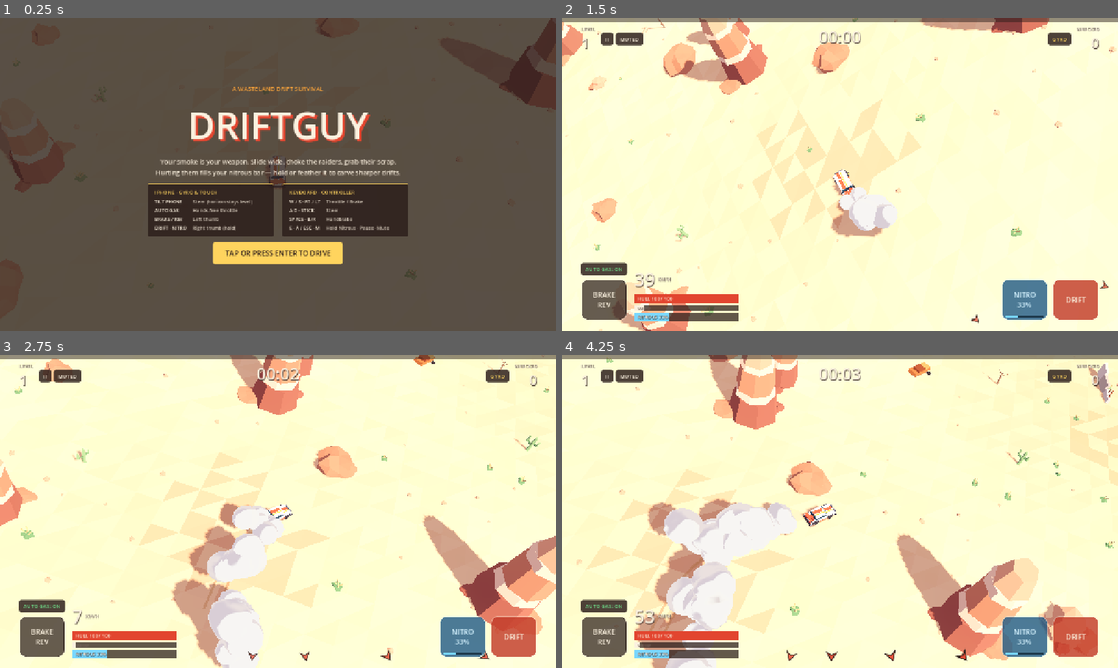
Above: before the commit, frames 1-4 (two rows, left to right).
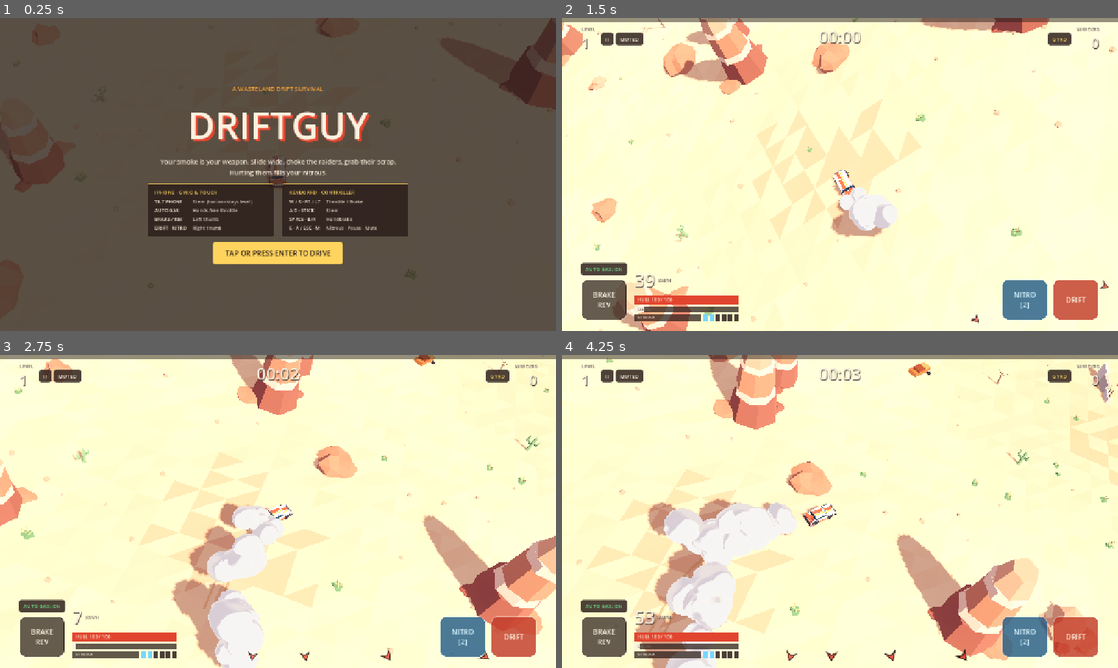
Above: after the commit, the same moments.

Repository: chikcne/driftguy
Game: Godot game, scene res://scenes/main.tscn
Same seed, same stepped clock (60 frames per second), same inputs: the game is played once before the commit and once after it.
Inputs (mouse positions are in pixels of both pictures, inside the frame that each line leads up to):
- Up to frame 1 (0.25 s): no input
- Up to frame 2 (1.5 s): click "TAP OR PRESS ENTER TO DRIVE" at 0.5 s; tap Enter at 1.25 s; move the mouse to (962, 158) at 1.27 s; hold D from 1.28 s (still down); tap M at 1.35 s
- Up to frame 3 (2.75 s): tap Space at 1.52, 2.27 s; move the mouse to (166, 527) at 2.02 s; release D at 2.03 s; hold S from 2.03 s (still down); tap R at 2.1 s
- Up to frame 4 (4.25 s): move the mouse to (895, 442) at 2.77 s; release S at 2.78 s; hold D 2.78-3.53 s; tap Enter at 2.85 s; move the mouse to (812, 574) at 3.52 s; hold W from 3.53 s (still down); tap Keypad Enter at 3.6 s; tap Space at 3.77 s

The runs differ from the first frame. In frame 1, 0.6% of the frame differs, in the area x 28-72%, y 48-68%; in frame 2, 0.8%; in frame 3, 0.9%; in frame 4, 0.9%, in the area x 13-87%, y 81-97%.

Commit message:
Replace continuous nitrous with banked tank bursts
- Charge tanks by damaging enemies and show tank pips on the HUD
- Ignite each tank with a short boost burst

Diff:
--- a/godot-proto/scripts/game_audio.gd
+++ b/godot-proto/scripts/game_audio.gd
@@ -79,8 +79,8 @@
 	_engine_gain = SimMath.damp(_engine_gain, target_egain, 12.5, dt)
 	_skid_gain = SimMath.damp(_skid_gain, target_sgain, 16.0, dt)
 	_skid_cutoff = SimMath.damp(_skid_cutoff, target_scut, 10.0, dt)
-	_nitro_gain = SimMath.damp(_nitro_gain, target_ngain, 22.0, dt)
-	_nitro_cutoff = SimMath.damp(_nitro_cutoff, target_ncut, 14.0, dt)
+	_nitro_gain = SimMath.damp(_nitro_gain, target_ngain, 20.0, dt)
+	_nitro_cutoff = SimMath.damp(_nitro_cutoff, target_ncut, 8.0, dt)
 
 	# Engine base wave is generated at 100 Hz
 	_engine_player.pitch_scale = clampf(_engine_freq / 100.0, 0.25, 3.0)
@@ -142,11 +142,7 @@
 
 
 func nitro_ignite() -> void:
-	_play_sfx("nitro_ignite", 0.75, 1.0, "Impacts")
-
-
-func nitro_tap() -> void:
-	_play_sfx("nitro_tap", 0.36, randf_range(0.94, 1.08), "Impacts")
+	_play_sfx("nitro_ignite", 0.85, 1.0, "Impacts")
 
 
 func nitro_ready() -> void:
@@ -325,12 +321,6 @@
 	_mix_sweep(ni_buf, 0.02, 0.88, 6000.0, 900.0, 0.28, false, rng)
 	_mix_notes_into(ni_buf, [[330.0, 0.0, 0.22, 0.12, 1], [495.0, 0.035, 0.22, 0.12, 1], [990.0, 0.07, 0.22, 0.12, 1]])
 	_streams["nitro_ignite"] = _make_wav(ni_buf, false)
-
-	# 10b. Nitro tap: crisp short burst for rapid drift feathering
-	var nt_buf := _zero_buf(0.18)
-	_mix_sine_drop(nt_buf, 0.0, 0.11, 150.0, 58.0, 0.45)
-	_mix_sweep(nt_buf, 0.0, 0.16, 900.0, 4200.0, 0.35, true, rng)
-	_streams["nitro_tap"] = _make_wav(nt_buf, false)
 
 	# 11. Nitro ready: crisp square chime
 	_streams["nitro_ready"] = _make_wav(_synth_notes([
--- a/godot-proto/scripts/hud.gd
+++ b/godot-proto/scripts/hud.gd
@@ -3,7 +3,7 @@
 
 # Complete Driftguy HUD & screens for iOS + Desktop:
 # - Top XP bar, Level, Timer, Wrecked kills, Pause & Gyro buttons
-# - Bottom gauges (Speed, Hull, Smoke, Nitrous bar) & Loadout badges
+# - Bottom gauges (Speed, Hull, Smoke, Nitrous bar + tank pips) & Loadout badges
 # - Off-screen War Party / War Rig threat markers (horizon-lock aware!)
 # - Damage red flash & Nitrous cyan rush radial vignettes
 # - Fixed-to-glass iOS touch controls (Auto Gas, Brake/Rev, Nitro, Drift)
@@ -41,7 +41,7 @@
 var show_horizon := false
 var touch_brake := false
 var touch_handbrake := false
-var touch_nitro := false
+var touch_nitro_queued := false
 
 var _stabilizer: GyroStabilizer
 var _root: Control
@@ -65,9 +65,9 @@
 var _hull_label: Label
 var _smoke_fill: ColorRect
 var _nitro_fill: ColorRect
-var _nitro_label: Label
+var _nitro_tanks_box: HBoxContainer
+var _nitro_pips: Array[ColorRect] = []
 var _nitro_btn: Button
-var _nitro_btn_fill: ColorRect
 var _auto_gas_btn: Button
 var _mute_btn: Button
 var _loadout_grid: GridContainer
@@ -222,6 +222,13 @@
 		_retry_btn.scale = Vector2(pulse, pulse)
 
 
+func consume_touch_nitro() -> bool:
+	if touch_nitro_queued:
+		touch_nitro_queued = false
+		return true
+	return false
+
+
 func show_phase(phase: String) -> void:
 	_title_screen.visible = phase == "title"
 	_hud_layer.visible = phase != "title"
@@ -231,7 +238,7 @@
 	if phase != "playing":
 		touch_brake = false
 		touch_handbrake = false
-		touch_nitro = false
+		touch_nitro_queued = false
 	if phase == "dying" or phase == "gameover" or phase == "title":
 		set_threats([], 0.0)
 		clear_enemy_indicators()
@@ -283,35 +290,31 @@
 		]
 
 
-func set_nitro(fill: float, burning: bool, ready: bool = true) -> void:
-	var clamped := clampf(fill, 0.0, 1.0)
-	var pct := int(round(clamped * 100.0))
-	_nitro_fill.anchor_right = clamped
+func set_nitro(tanks: int, max_tanks: int, fill: float, burning: bool) -> void:
+	if _nitro_pips.size() != max_tanks:
+		for child in _nitro_tanks_box.get_children():
+			child.queue_free()
+		_nitro_pips.clear()
+		for _i in max_tanks:
+			var pip := ColorRect.new()
+			pip.custom_minimum_size = Vector2(10.0, 14.0)
+			pip.color = Color(0.168, 0.114, 0.102, 0.85)
+			_nitro_tanks_box.add_child(pip)
+			_nitro_pips.append(pip)
+	for i in _nitro_pips.size():
+		_nitro_pips[i].color = Palette.NITRO_CYAN if i < tanks else Color(0.168, 0.114, 0.102, 0.85)
+
+	_nitro_fill.anchor_right = clampf(fill, 0.0, 1.0)
+	_nitro_fill.color = Color("#e0f7ff") if burning else Palette.NITRO_CYAN
+
 	if burning:
-		_nitro_fill.color = Color("#e0f7ff")
-		_nitro_label.text = "NITROUS  %d%%" % pct
-	elif clamped >= 0.995:
-		_nitro_fill.color = Color("#9ee4ff")
-		_nitro_label.text = "NITROUS  FULL"
-	elif ready:
-		_nitro_fill.color = Palette.NITRO_CYAN
-		_nitro_label.text = "NITROUS  %d%%" % pct
-	else:
-		_nitro_fill.color = Color(0.45, 0.65, 0.75, 0.75)
-		_nitro_label.text = "NITROUS"
-
-	if _nitro_btn_fill != null:
-		_nitro_btn_fill.anchor_right = clamped
-		_nitro_btn_fill.color = Color("#e0f7ff") if burning else Palette.NITRO_CYAN
-
-	if burning:
-		_nitro_btn.text = "NITRO\n%d%%" % pct
+		_nitro_btn.text = "NITRO\nBURN!"
 		_nitro_btn.modulate = Color(1.15, 1.25, 1.35, 1.0)
-	elif ready:
-		_nitro_btn.text = "NITRO\n%d%%" % pct
+	elif tanks > 0:
+		_nitro_btn.text = "NITRO\n[%d]" % tanks
 		_nitro_btn.modulate = Color(1.0, 1.0, 1.0, 1.0)
 	else:
-		_nitro_btn.text = "NITRO\nEMPTY"
+		_nitro_btn.text = "NITRO\n0"
 		_nitro_btn.modulate = Color(0.7, 0.7, 0.75, 0.65)
 
 
@@ -909,15 +912,25 @@
 	sm_lbl.add_theme_color_override("font_color", Color(0.45, 0.38, 0.35))
 	gauges.add_child(smoke_bar["root"])
 
-	# Nitrous bar
-	var nitro_bar := _make_bar(16.0, Palette.NITRO_CYAN)
+	# Nitrous bar + tank pips
+	var nitro_row := HBoxContainer.new()
+	nitro_row.add_theme_constant_override("separation", 6)
+	nitro_row.mouse_filter = Control.MOUSE_FILTER_IGNORE
+	gauges.add_child(nitro_row)
+
+	var nitro_bar := _make_bar(14.0, Palette.NITRO_CYAN)
+	var nb_root: Control = nitro_bar["root"]
+	nb_root.size_flags_horizontal = Control.SIZE_EXPAND_FILL
 	_nitro_fill = nitro_bar["fill"]
-	_nitro_label = nitro_bar["label"]
-	_nitro_label.text = "NITROUS"
-	_nitro_label.add_theme_font_size_override("font_size", 10)
-	_nitro_label.add_theme_color_override("font_shadow_color", Color(0.08, 0.14, 0.18, 0.85))
-	_nitro_label.add_theme_constant_override("shadow_offset_y", 1)
-	gauges.add_child(nitro_bar["root"])
+	var nb_lbl: Label = nitro_bar["label"]
+	nb_lbl.text = "NITROUS"
+	nb_lbl.add_theme_font_size_override("font_size", 9)
+	nitro_row.add_child(nb_root)
+
+	_nitro_tanks_box = HBoxContainer.new()
+	_nitro_tanks_box.add_theme_constant_override("separation", 4)
+	_nitro_tanks_box.mouse_filter = Control.MOUSE_FILTER_IGNORE
+	nitro_row.add_child(_nitro_tanks_box)
 
 	# Bottom-right: Loadout badges above Nitro + Drift thumb pads
 	var br_col := VBoxContainer.new()
@@ -949,29 +962,9 @@
 	right_pads.mouse_filter = Control.MOUSE_FILTER_IGNORE
 	br_col.add_child(right_pads)
 
-	_nitro_btn = _make_thumb_button("NITRO\n33%", Color(0.12, 0.35, 0.52, 0.8), Color("#d6f3ff"))
-	_nitro_btn.button_down.connect(func() -> void: touch_nitro = true)
-	_nitro_btn.button_up.connect(func() -> void: touch_nitro = false)
+	_nitro_btn = _make_thumb_button("NITRO\n[1]", Color(0.12, 0.35, 0.52, 0.8), Color("#d6f3ff"))
+	_nitro_btn.button_down.connect(func() -> void: touch_nitro_queued = true)
 	right_pads.add_child(_nitro_btn)
-
-	var btn_bar_bg := ColorRect.new()
-	btn_bar_bg.set_anchors_preset(Control.PRESET_BOTTOM_WIDE)
-	btn_bar_bg.offset_left = 10.0
-	btn_bar_bg.offset_right = -10.0
-	btn_bar_bg.offset_top = -12.0
-	btn_bar_bg.offset_bottom = -6.0
-	btn_bar_bg.color = Color(0.06, 0.14, 0.2, 0.75)
-	btn_bar_bg.mouse_filter = Control.MOUSE_FILTER_IGNORE
-	_nitro_btn.add_child(btn_bar_bg)
-
-	_nitro_btn_fill = ColorRect.new()
-	_nitro_btn_fill.anchor_left = 0.0
-	_nitro_btn_fill.anchor_top = 0.0
-	_nitro_btn_fill.anchor_bottom = 1.0
-	_nitro_btn_fill.anchor_right = 0.33
-	_nitro_btn_fill.color = Palette.NITRO_CYAN
-	_nitro_btn_fill.mouse_filter = Control.MOUSE_FILTER_IGNORE
-	btn_bar_bg.add_child(_nitro_btn_fill)
 
 	var drift_btn := _make_thumb_button("DRIFT", Color(0.76, 0.23, 0.16, 0.82), Palette.PAPER)
 	drift_btn.button_down.connect(func() -> void: touch_handbrake = true)
@@ -1075,7 +1068,7 @@
 	center.add_child(title)
 
 	var tagline := Label.new()
-	tagline.text = "Your smoke is your weapon. Slide wide, choke the raiders, grab their scrap.\nHurting them fills your nitrous bar — hold or feather it to carve sharper drifts."
+	tagline.text = "Your smoke is your weapon. Slide wide, choke the raiders, grab their scrap.\nHurting them fills your nitrous."
 	tagline.horizontal_alignment = HORIZONTAL_ALIGNMENT_CENTER
 	tagline.add_theme_font_size_override("font_size", 15)
 	tagline.add_theme_color_override("font_color", Color(0.98, 0.94, 0.87, 0.92))
@@ -1090,13 +1083,13 @@
 		["TILT PHONE", "Steer (horizon stays level)"],
 		["AUTO GAS", "Hands-free throttle"],
 		["BRAKE / REV", "Left thumb"],
-		["DRIFT · NITRO", "Right thumb (hold)"],
+		["DRIFT · NITRO", "Right thumb"],
 	]))
 	controls_row.add_child(_make_control_card("KEYBOARD · CONTROLLER", [
 		["W / S · RT / LT", "Throttle / Brake"],
 		["A D · STICK", "Steer"],
 		["SPACE · B/X", "Handbrake"],
-		["E · A / ESC · M", "Hold Nitrous · Pause · Mute"],
+		["E · A / ESC · M", "Nitrous · Pause · Mute"],
 	]))
 
 	var btn_wrap := HBoxContainer.new()
--- a/godot-proto/scripts/main.gd
+++ b/godot-proto/scripts/main.gd
@@ -44,22 +44,18 @@
 const HEARING_RANGE := 110.0
 const TRACK_SLIP_SPEED := 2.5
 const COMPOUND_BAND_SECONDS := 0.7
-const NITROUS_MAX_SECONDS := 7.2
-const NITROUS_STARTING_FILL := 1.0 / 3.0
-const NITROUS_HARM_FOR_FULL := 240.0
-const NITROUS_MIN_START := 0.02
-const NITROUS_REARM_FILL := 0.06
-const NITROUS_ATTACK := 0.05
-const NITROUS_RELEASE := 0.11
-const NITROUS_IGNITE_COOLDOWN := 0.5
-const NITROUS_TAP_FX_COOLDOWN := 0.12
-const NITROUS_FULL_CHIME_THRESHOLD := 0.88
+const NITROUS_MAX_TANKS := 6
+const NITROUS_STARTING_TANKS := 2
+const NITROUS_HARM_PER_TANK := 40.0
+const NITROUS_SECONDS := 1.2
+const NITROUS_ATTACK := 0.1
+const NITROUS_FADE := 0.25
 const NITROUS_PULLBACK := 6.0
 const NITROUS_PULLBACK_EASE_IN := 2.2
 const NITROUS_PULLBACK_EASE_OUT := 1.4
 const NITROUS_FOV_DEG := 2.0
-const NITROUS_FOV_KICK_DEG := 1.8
-const NITROUS_SHAKE := 0.28
+const NITROUS_FOV_KICK_DEG := 2.0
+const NITROUS_SHAKE := 0.32
 const NITROUS_LOOK_AHEAD := 0.12
 const NITROUS_FLAME_PUFFS_PER_SECOND := 36.0
 const LEVEL_UP_PICK_GUARD := 0.55
@@ -121,24 +117,20 @@
 var _death_timer := 0.0
 var _smoke_output := 0.0
 var _next_crate := 65.0
-var _nitro_fill := NITROUS_STARTING_FILL
-var _nitro_active := false
-var _nitro_depleted := false
+var _nitro_tanks := NITROUS_STARTING_TANKS
+var _nitro_harm := 0.0
+var _nitro_burn := 0.0
 var _nitro_level := 0.0
 var _nitro_view := 0.0
 var _nitro_pull := 0.0
 var _nitro_kick := 0.0
-var _nitro_ignite_cd := 0.0
-var _nitro_tap_fx_cd := 0.0
-var _nitro_full_armed := true
-var _nitro_wait_release := false
 var _flame_acc := 0.0
 var _pick_guard := 0.0
 var _last_handbrake := false
 var _last_throttle := 0.0
 
 # Edge-triggered keyboard/gamepad state
-var _prev_nitro_held := false
+var _prev_nitro_key := false
 var _prev_confirm_pad := false
 var _prev_pause_pad := false
 var _prev_menu_dir := 0
@@ -357,18 +349,8 @@
 
 
 func _set_phase(new_phase: String) -> void:
-	var prev_phase := _phase
 	_phase = new_phase
 	_hud.show_phase(new_phase)
-	if new_phase == "playing" and prev_phase != "playing":
-		# Prevent menu confirm button (gamepad A) from accidentally burning nitro on the first playing frame
-		var pad_a := not Input.get_connected_joypads().is_empty() and Input.is_joy_button_pressed(0, JOY_BUTTON_A)
-		_nitro_wait_release = pad_a
-		_prev_nitro_held = pad_a
-	elif new_phase != "playing":
-		_nitro_active = false
-		if new_phase != "paused":
-			_nitro_level = 0.0
 	if new_phase == "gameover":
 		_hud.show_game_over_stats(_time, _kills, _level)
 
@@ -392,18 +374,13 @@
 	_shake = 0.0
 	_pending_blasts.clear()
 	_next_crate = randf_range(CRATE_INTERVAL_MIN, CRATE_INTERVAL_MAX)
-	_nitro_fill = NITROUS_STARTING_FILL
-	_nitro_active = false
-	_nitro_depleted = false
+	_nitro_tanks = NITROUS_STARTING_TANKS
+	_nitro_harm = 0.0
+	_nitro_burn = 0.0
 	_nitro_level = 0.0
 	_nitro_view = 0.0
 	_nitro_pull = 0.0
 	_nitro_kick = 0.0
-	_nitro_ignite_cd = 0.0
-	_nitro_tap_fx_cd = 0.0
-	_nitro_full_armed = true
-	_nitro_wait_release = false
-	_prev_nitro_held = false
 	_flame_acc = 0.0
 	_dust_acc = 0.0
 	_smoke_output = 0.0
@@ -424,7 +401,7 @@
 	_car_model.visible = true
 	_car_model.sync_attachments(false, false, false)
 	_hud.set_loadout(_levels)
-	_hud.set_nitro(_nitro_fill, false, _nitro_fill >= NITROUS_MIN_START)
+	_hud.set_nitro(_nitro_tanks, NITROUS_MAX_TANKS, 0.0, false)
 	_hud.set_frame(_hp, _stats.max_hp, 0.0, _level, 0.0, 0, 0.0, 0.0, Engine.get_frames_per_second())
 
 
@@ -485,15 +462,10 @@
 	if brake <= 0.0 and (_hud.auto_throttle or key_throttle):
 		throttle = maxf(throttle, 1.0)
 
-	var nitro_held := key_nitro or pad_nitro or _hud.touch_nitro
-	if _nitro_wait_release:
-		if not nitro_held:
-			_nitro_wait_release = false
-		else:
-			nitro_held = false
-	var nitro_just_pressed := nitro_held and not _prev_nitro_held
-	_prev_nitro_held = nitro_held
-	var boost := _update_nitrous(dt, nitro_held, nitro_just_pressed)
+	var nitro_pressed_now := key_nitro or pad_nitro
+	var nitro_trigger := (nitro_pressed_now and not _prev_nitro_key) or _hud.consume_touch_nitro()
+	_prev_nitro_key = nitro_pressed_now
+	var boost := _update_nitrous(dt, nitro_trigger)
 
 	_last_handbrake = handbrake
 	_last_throttle = throttle
@@ -549,8 +521,14 @@
 	)
 	_hud.set_enemy_indicators(_enemies.active, _spawner.threats, _car, _camera)
 	_hud.set_threats(_spawner.threats, _stabilizer.display_roll)
-	var nitro_ready := _nitro_fill >= (NITROUS_REARM_FILL if _nitro_depleted else NITROUS_MIN_START)
-	_hud.set_nitro(_nitro_fill, _nitro_active, nitro_ready)
+	var nitro_fill := 0.0
+	if _nitro_burn > 0.0:
+		nitro_fill = _nitro_burn / NITROUS_SECONDS
+	elif _nitro_tanks >= NITROUS_MAX_TANKS:
+		nitro_fill = 1.0
+	else:
+		nitro_fill = _nitro_harm / NITROUS_HARM_PER_TANK
+	_hud.set_nitro(_nitro_tanks, NITROUS_MAX_TANKS, nitro_fill, _nitro_burn > 0.0)
 
 	if _hp <= 0.0:
 		_die()
@@ -563,50 +541,18 @@
 		_set_phase("levelup")
 
 
-func _update_nitrous(dt: float, held: bool, just_pressed: bool) -> float:
-	_nitro_ignite_cd = maxf(0.0, _nitro_ignite_cd - dt)
-	_nitro_tap_fx_cd = maxf(0.0, _nitro_tap_fx_cd - dt)
-
-	if _nitro_depleted and _nitro_fill >= NITROUS_REARM_FILL:
-		_nitro_depleted = false
-
-	if held:
-		if _nitro_active:
-			if _nitro_fill <= 0.0:
-				_nitro_active = false
-				_nitro_depleted = true
-				_audio.nitro_empty()
+func _update_nitrous(dt: float, trigger: bool) -> float:
+	if trigger and _nitro_burn <= 0.0:
+		if _nitro_tanks > 0:
+			_ignite_nitrous()
 		else:
-			var min_needed := NITROUS_REARM_FILL if _nitro_depleted else NITROUS_MIN_START
-			if _nitro_fill >= min_needed:
-				_nitro_active = true
-				_nitro_depleted = false
-				_ignite_nitrous()
-			elif just_pressed:
-				_audio.nitro_empty()
-	else:
-		_nitro_active = false
-		if _nitro_depleted and _nitro_fill >= NITROUS_MIN_START:
-			_nitro_depleted = false
-
-	if _nitro_active:
-		_nitro_level = move_toward(_nitro_level, 1.0, dt / NITROUS_ATTACK)
-		var burn := (_nitro_level * dt) / NITROUS_MAX_SECONDS
-		_nitro_fill = maxf(0.0, _nitro_fill - burn)
-		if _nitro_fill <= 0.0:
-			_nitro_fill = 0.0
-			_nitro_active = false
-			_nitro_depleted = true
 			_audio.nitro_empty()
-	else:
-		_nitro_level = move_toward(_nitro_level, 0.0, dt / NITROUS_RELEASE)
-		if _nitro_level > 0.0 and _nitro_fill > 0.0:
-			var tail_burn := (_nitro_level * dt) / NITROUS_MAX_SECONDS
-			_nitro_fill = maxf(0.0, _nitro_fill - tail_burn)
-
-	if _nitro_fill < NITROUS_FULL_CHIME_THRESHOLD:
-		_nitro_full_armed = true
-
+	if _nitro_burn <= 0.0:
+		_nitro_level = 0.0
+		return 0.0
+	_nitro_burn = maxf(0.0, _nitro_burn - dt)
+	var burned := NITROUS_SECONDS - _nitro_burn
+	_nitro_level = minf(SimMath.saturate(burned / NITROUS_ATTACK), SimMath.saturate(_nitro_burn / NITROUS_FADE))
 	return _nitro_level
 
 
@@ -615,35 +561,30 @@
 	var fz := cos(_car.heading)
 	var ex := _car.x - fx * CarModel.EXHAUST_REAR
 	var ez := _car.z - fz * CarModel.EXHAUST_REAR
-	var ey := DesertTerrain.ground_height(ex, ez) + CarModel.EXHAUST_HEIGHT
-	if _nitro_ignite_cd <= 0.0:
-		_nitro_ignite_cd = NITROUS_IGNITE_COOLDOWN
-		_nitro_tap_fx_cd = NITROUS_TAP_FX_COOLDOWN
-		_nitro_kick = 0.8
-		_shake = maxf(_shake, 0.42)
-		_effects.spawn_ring(ex, ez, 6.5)
-		_gibs.sparks(ex, ey, ez, 10, 12.0, _car.vx - fx * 14.0, _car.vz - fz * 14.0)
-		_smoke.shockwave(ex, ez, 7.5, 6.0)
-		_audio.nitro_ignite()
-		_hud.kick_rush()
-		_haptic(95)
-	elif _nitro_tap_fx_cd <= 0.0:
-		_nitro_tap_fx_cd = NITROUS_TAP_FX_COOLDOWN
-		_nitro_kick = maxf(_nitro_kick, 0.35)
-		_shake = maxf(_shake, 0.18)
-		_gibs.sparks(ex, ey, ez, 4, 10.0, _car.vx - fx * 12.0, _car.vz - fz * 12.0)
-		_audio.nitro_tap()
-		_haptic(35)
+	_nitro_tanks -= 1
+	_nitro_burn = NITROUS_SECONDS
+	_nitro_kick = 1.0
+	_shake = maxf(_shake, 0.6)
+	_effects.spawn_ring(ex, ez, 8.0)
+	_gibs.sparks(ex, DesertTerrain.ground_height(ex, ez) + CarModel.EXHAUST_HEIGHT, ez, 14, 13.0, _car.vx - fx * 14.0, _car.vz - fz * 14.0)
+	_smoke.shockwave(ex, ez, 9.0, 7.0)
+	_audio.nitro_ignite()
+	_hud.kick_rush()
+	_haptic(220)
 
 
 func _gather_nitrous() -> void:
 	var harm := _enemies.take_harm_dealt()
-	if harm <= 0.0 or _nitro_fill >= 1.0:
-		return
-	_nitro_fill = minf(1.0, _nitro_fill + harm / NITROUS_HARM_FOR_FULL)
-	if _nitro_fill >= 1.0 and _nitro_full_armed:
-		_nitro_full_armed = false
+	if _nitro_tanks >= NITROUS_MAX_TANKS:
+		_nitro_harm = 0.0
+		return
+	_nitro_harm += harm
+	while _nitro_harm >= NITROUS_HARM_PER_TANK and _nitro_tanks < NITROUS_MAX_TANKS:
+		_nitro_harm -= NITROUS_HARM_PER_TANK
+		_nitro_tanks += 1
 		_audio.nitro_ready()
+	if _nitro_tanks >= NITROUS_MAX_TANKS:
+		_nitro_harm = 0.0
 
 
 func _emit_exhaust_flames(dt: float) -> void:
@@ -987,7 +928,7 @@
 	_car.vz = 0.0
 	_car.yaw_rate = 0.0
 	_shake = 1.0
-	_nitro_active = false
+	_nitro_burn = 0.0
 	_nitro_level = 0.0
 	_smoke_output = 0.0
 	_audio.defeat()
